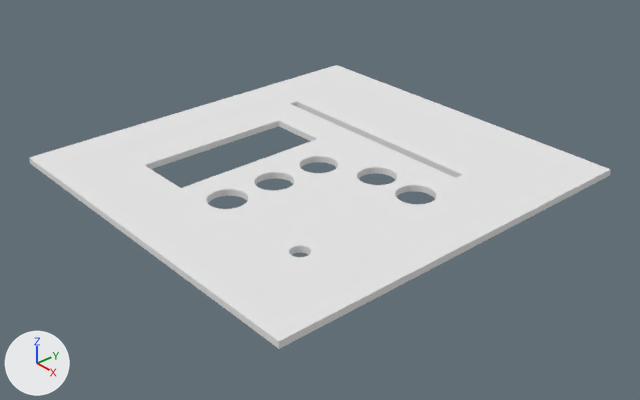
The Blender file 3D Print/ControlPanel-Cut.blend as it was, and as the next commit left it.
The view is the same before and after, from a 50 mm lens placed at (0.18, -0.156, 0.124), pointed at (-0.012, 0.012, -0.013). Lighting does not change. The marker at lower left points along +X, +Y and +Z.
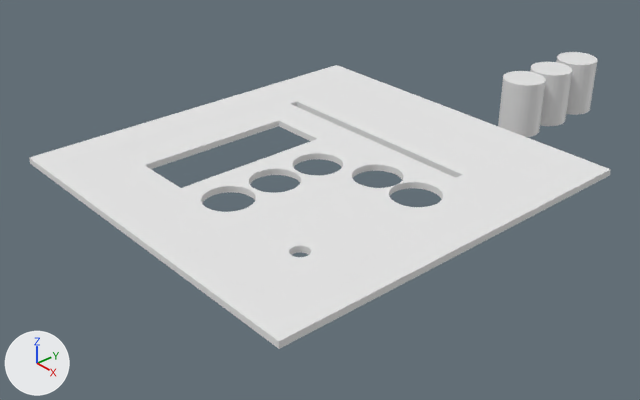
Boxes (x1, y1, x2, y2) around the edits, measured in the pictures (640 x 400 px; the box of a moved part takes in the faces that stretch with it):
'Cylinder', added: after (498, 71, 546, 137)
'Cylinder.001', added: after (530, 62, 572, 126)
'Cylinder.002', added: after (556, 52, 598, 115)
part 1 of me_cube, moved or reshaped: (198, 150, 445, 215) in both

Diff of the bpy script that builds the scene:
```diff
--- a/3D Print/ControlPanel-Cut.blend.py
+++ b/3D Print/ControlPanel-Cut.blend.py
@@ me_cube @@
 # used by ob_cube; location = (0.0, 0.0, 0.0075); scale = (0.06, 0.0625, 0.001)
-me_cube.from_pydata(...)  # 416 vertices, 218 faces; spans x -1.0..1.0, y -1.0..1.0, z -1.0..1.0
+me_cube.from_pydata(...)  # 436 vertices, 218 faces; spans x -1.0..1.0, y -1.0..1.0, z -1.0..1.0
+# me_cube part 1: 324 vertices removed from x -0.08..0.65, y -0.62..0.22, z -1.0..1.0; 344 vertices added at x -0.11..0.68, y -0.64..0.25, z -1.0..1.0
 me_cube.materials.append(mat_material_003)
@@ me_cylinder @@
+me_cylinder.from_pydata(...)  # a 32-sided cylinder along z spanning x -1.0..1.0, y -1.0..1.0, z -1.0..1.0
@@ ob_cylinder @@
+ob_cylinder = bpy.data.objects.new('Cylinder', me_cylinder)
+ob_cylinder.location = (0.0008, 0.0985, 0.0014)
+ob_cylinder.scale = (0.0075, 0.0075, 0.01)
@@ ob_cylinder_001 @@
+ob_cylinder_001 = bpy.data.objects.new('Cylinder.001', me_cylinder.copy())
+ob_cylinder_001.location = (0.0007, 0.115, 0.0011)
+ob_cylinder_001.scale = (0.0075, 0.0075, 0.01)
@@ ob_cylinder_002 @@
+ob_cylinder_002 = bpy.data.objects.new('Cylinder.002', me_cylinder.copy())
+ob_cylinder_002.location = (0.0007, 0.1312, 0.0013)
+ob_cylinder_002.scale = (0.0075, 0.0075, 0.01)
```
